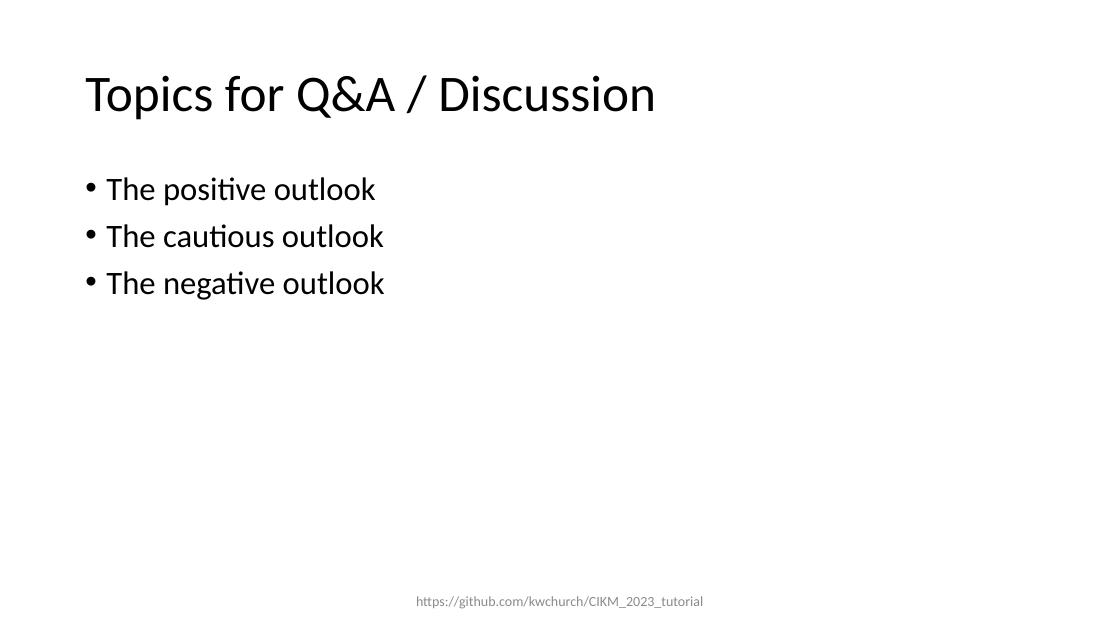
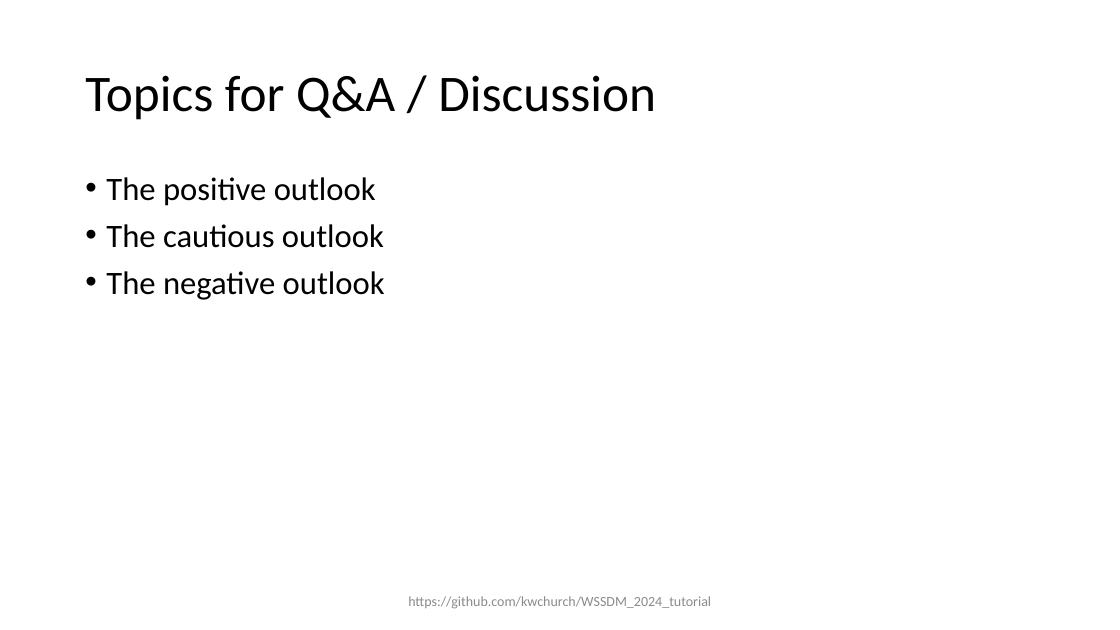
Before and after one commit to kwchurch/WSDM_2024_tutorial, a slide deck: slide 3 of slides/WSDM_Conclusions.pptx. Drawn at 1120x630 pixels with LibreOffice and Linux fonts; fonts in the diff are those of the drawing. Boxes give left, top, right and bottom in pixels: in the first picture for what was removed or moved away, otherwise in the second. Text is boxed around its words. In the diff, an @@ line names an element or a change of style, - is before the commit and + after.

```diff
--- a/slides/WSDM_Conclusions.pptx
+++ b/slides/WSDM_Conclusions.pptx
@@ text at bbox=[408, 596, 711, 609]: text changed @@
-https://github.com/kwchurch/CIKM_2023_tutorial
+https://github.com/kwchurch/WSSDM_2024_tutorial
```
Also in this commit, not shown: 5 other slides changed, 7 other files.
